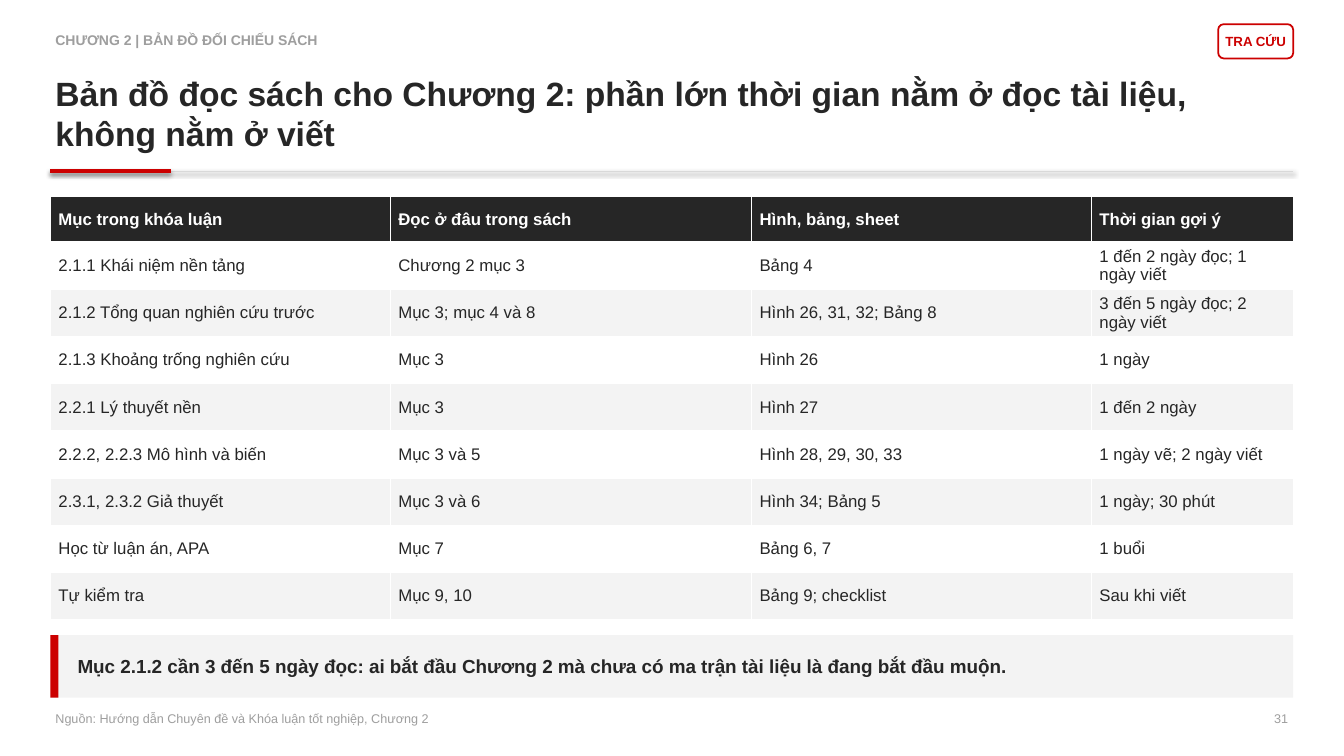
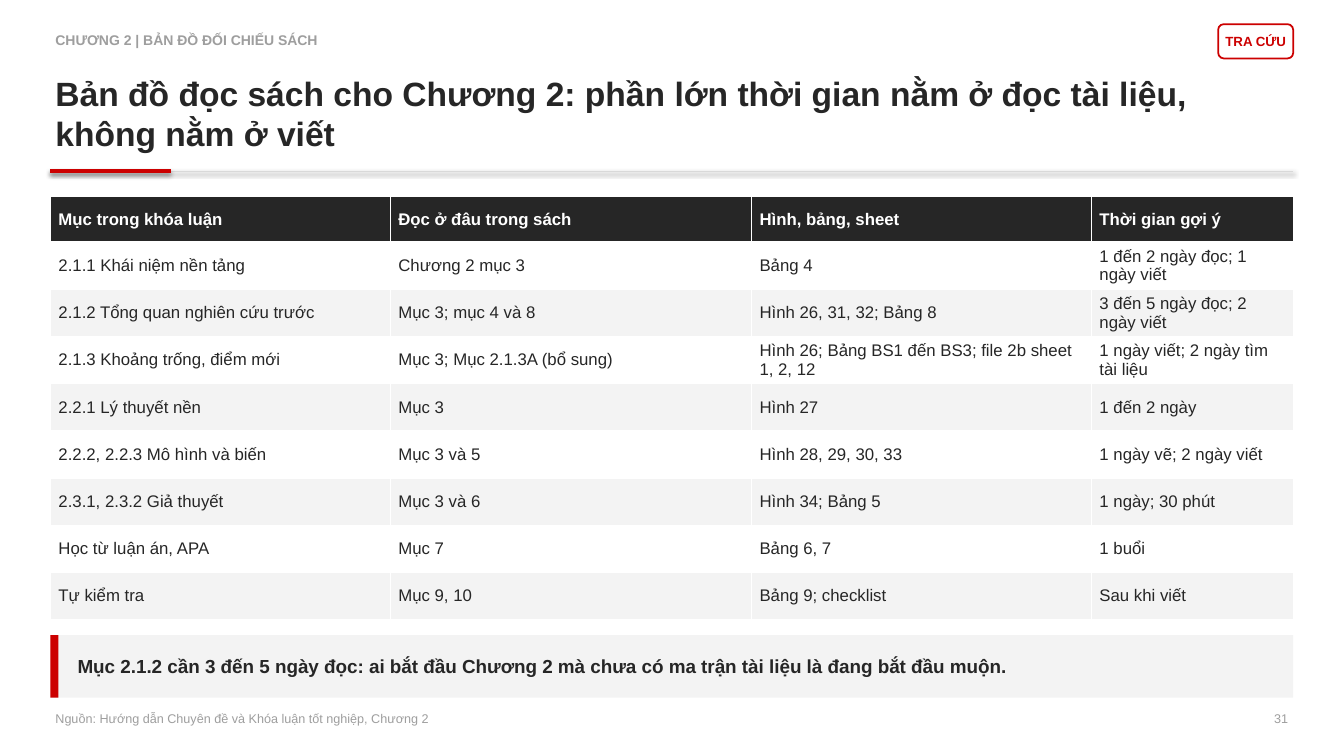
Before and after one commit to johnneinadlerr0353-bot/sachhuongdan, a slide deck: slide 31 of Core_Slide_2_HD2_Bain.pptx. Drawn at 1344x756 pixels with LibreOffice and Linux fonts; fonts in the diff are those of the drawing. Boxes give left, top, right and bottom in pixels: in the first picture for what was removed or moved away, otherwise in the second. Text is boxed around its words. In the diff, an @@ line names an element or a change of style, - is before the commit and + after.

```diff
--- a/Core_Slide_2_HD2_Bain.pptx
+++ b/Core_Slide_2_HD2_Bain.pptx
@@ table at <box>50,197,1293,620</box> @@
-row 4: 2.1.3 Khoảng trống nghiên cứu | Mục 3 | Hình 26 | 1 ngày
+row 4: 2.1.3 Khoảng trống, điểm mới | Mục 3; Mục 2.1.3A (bổ sung) | Hình 26; Bảng BS1 đến BS3; file 2b sheet 1, 2, 12 | 1 ngày viết; 2 ngày tìm tài liệu
```
Also in this commit, not shown: 68 other slides changed, 13 slides added, 4 other files.
